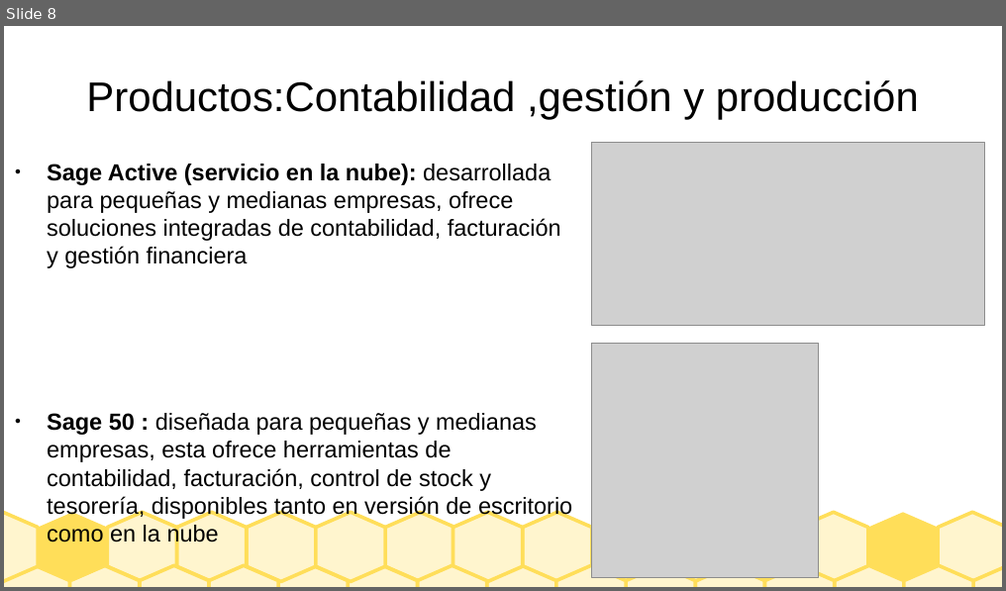
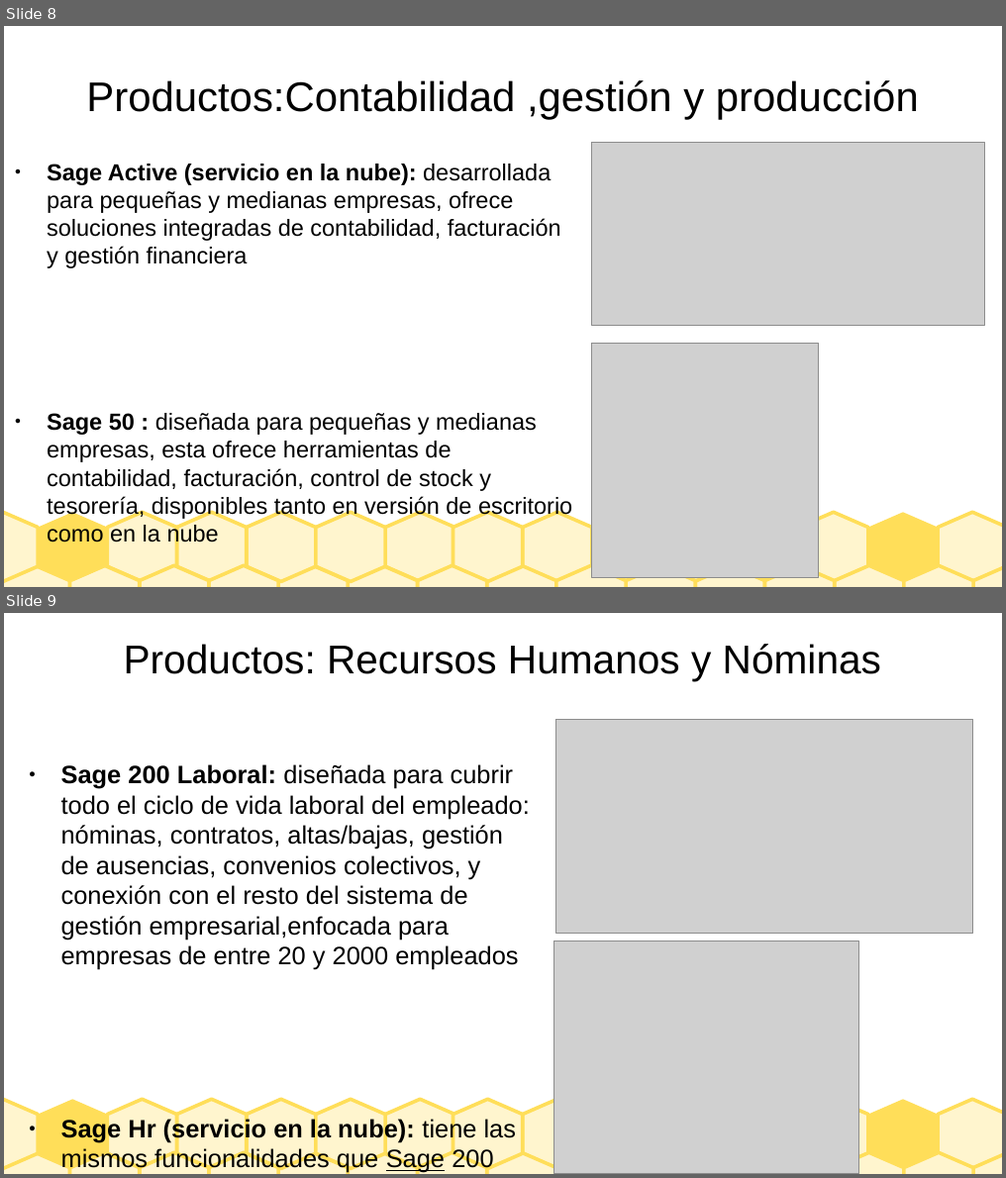
Before and after one commit to Borja-68/asignaturas, a slide deck: sistemas empresa/Presentacion_SAGE.odp. Shown one above the other, each under a label of ours: slide 8 before the commit, slides 8 and 9 after it. The pictures are 1006x591 and 1006x1178 pixels, drawn with LibreOffice and Linux fonts; fonts in the diff are those of the drawing; grey boxes stand for pictures. Boxes give left, top, right and bottom in pixels: in the first picture for what was removed or moved away, otherwise in the second. Text is boxed around its words. In the diff, an @@ line names an element or a change of style, - is before the commit and + after.

```diff
--- a/sistemas empresa/Presentacion_SAGE.odp
+++ b/sistemas empresa/Presentacion_SAGE.odp
@@ slide 9 added at [4,613,1002,1174], background #FFFFFF; not listed: 27 template elements that a slide beside it also shows @@
@@ title added at [124,644,881,681], 32 pt, text #000000 @@
+Productos: Recursos Humanos y Nóminas
@@ picture added at [556,720,973,934] @@
@@ text added at [61,764,530,1173], 20 pt, text #000000 @@
+● Sage 200 Laboral: diseñada para cubrir todo el ciclo de vida laboral del empleado: nóminas, contratos, altas/bajas, gestión de ausencias, convenios colectivos, y conexión con el resto del sistema de gestión empresarial,enfocada para empresas de entre 20 y 2000 empleados
+● Sage Hr (servicio en la nube): tiene las mismos funcionalidades que Sage 200 laboral pero en la nube
@@ picture added at [554,942,859,1174] @@
```
Also in this commit, not shown: 1 slide changed, 4 other slides added, 1 slide removed.
